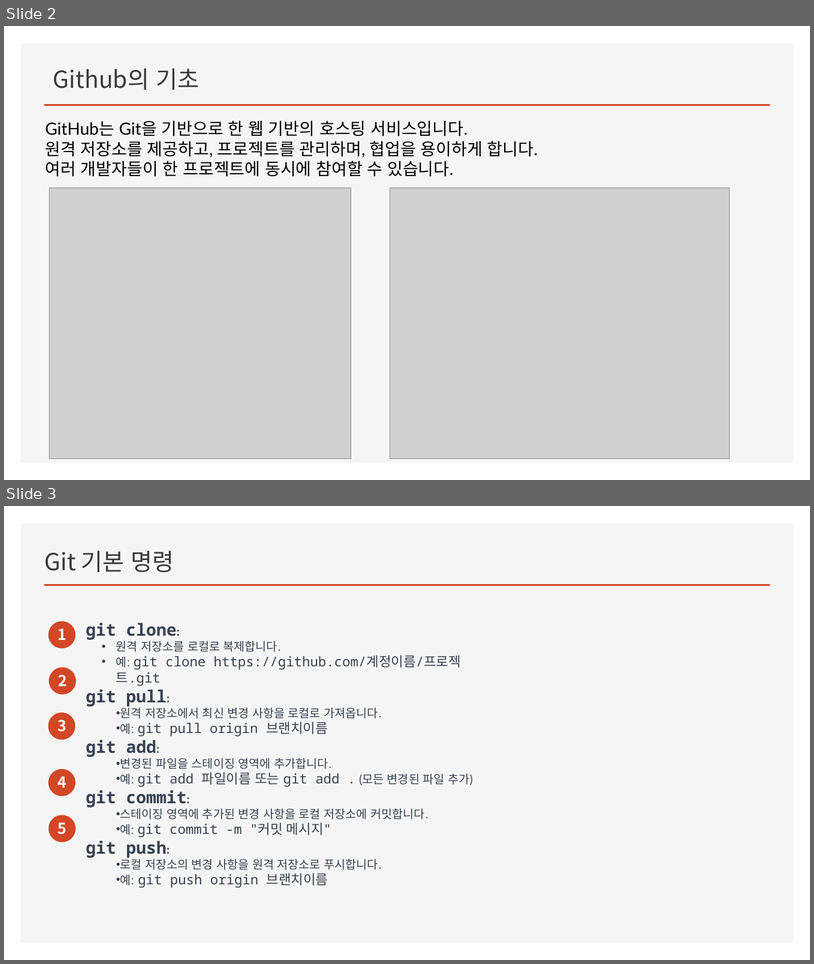
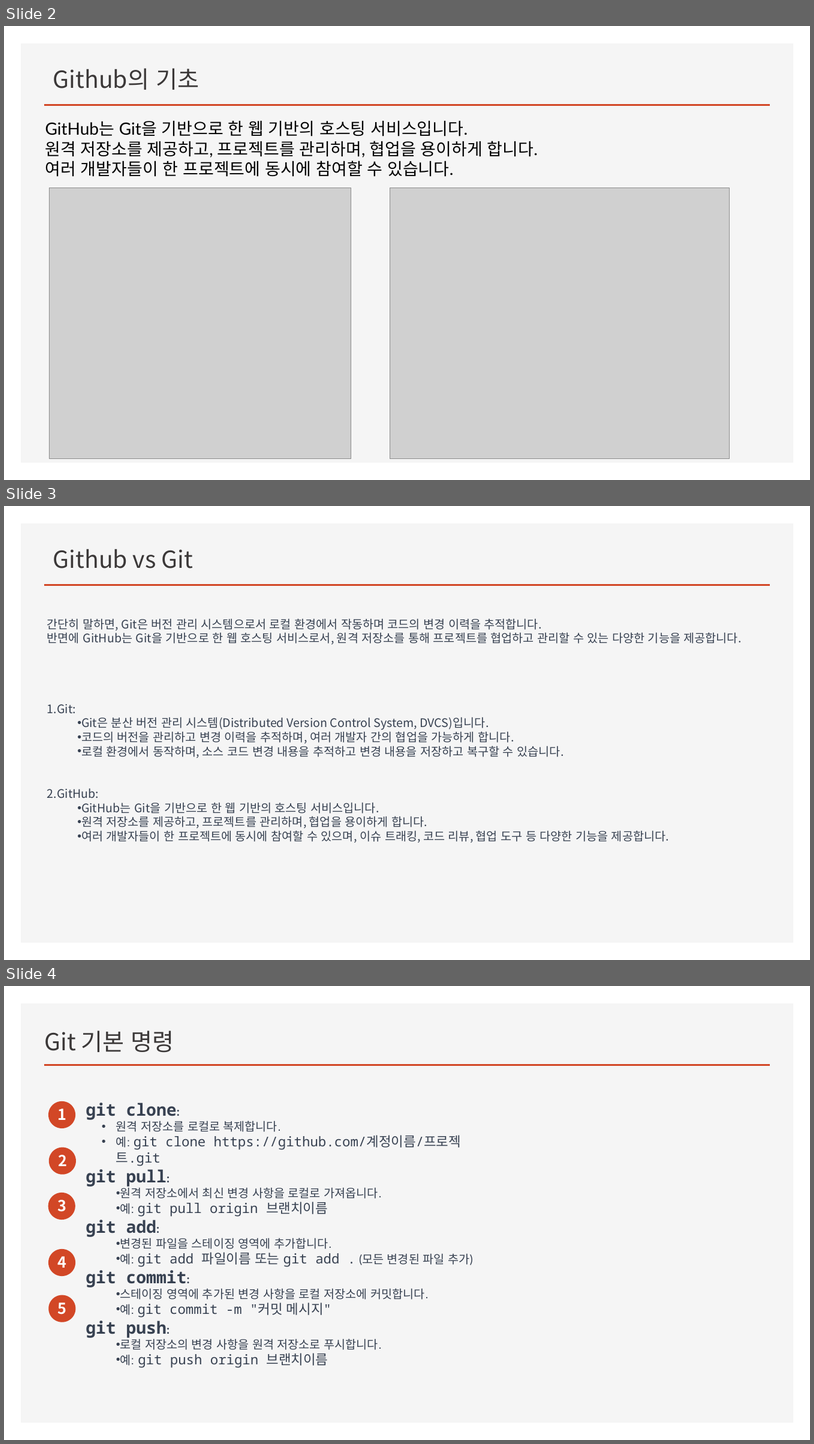
Before and after one commit to yoojinlee-hub/for_TortoiseGit, a slide deck: Github 시작.pptx. Shown one above the other, each under a label of ours: slides 2 and 3 before the commit, slides 2, 3 and 4 after it. The pictures are 814x964 and 814x1444 pixels, drawn with LibreOffice and Linux fonts; fonts in the diff are those of the drawing; grey boxes stand for pictures. Boxes give left, top, right and bottom in pixels: in the first picture for what was removed or moved away, otherwise in the second. Text is boxed around its words. In the diff, an @@ line names an element or a change of style, - is before the commit and + after.

Commit message:
edit file

```diff
--- a/Github 시작.pptx
+++ b/Github 시작.pptx
@@ slide 3 added at [4, 506, 810, 960], background #FFFFFF; not listed: 2 template elements that a slide beside it also shows @@
@@ title added at [53, 549, 192, 568], 28 pt, text #3B3838 @@
+Github vs Git
@@ text added at [47, 618, 743, 843], 14 pt, text #374151 @@
+간단히 말하면, Git은 버전 관리 시스템으로서 로컬 환경에서 작동하며 코드의 변경 이력을 추적합니다.
+반면에 GitHub는 Git을 기반으로 한 웹 호스팅 서비스로서, 원격 저장소를 통해 프로젝트를 협업하고 관리할 수 있는 다양한 기능을 제공합니다.
+1. Git:
+  • Git은 분산 버전 관리 시스템(Distributed Version Control System, DVCS)입니다.
+  • 코드의 버전을 관리하고 변경 이력을 추적하며, 여러 개발자 간의 협업을 가능하게 합니다.
+  • 로컬 환경에서 동작하며, 소스 코드 변경 내용을 추적하고 변경 내용을 저장하고 복구할 수 있습니다.
+2. GitHub:
+  • GitHub는 Git을 기반으로 한 웹 기반의 호스팅 서비스입니다.
+  • 원격 저장소를 제공하고, 프로젝트를 관리하며, 협업을 용이하게 합니다.
+  • 여러 개발자들이 한 프로젝트에 동시에 참여할 수 있으며, 이슈 트래킹, 코드 리뷰, 협업 도구 등 다양한 기능을 제공합니다.
@@ what was slide 3 is now slide 4 @@
```
